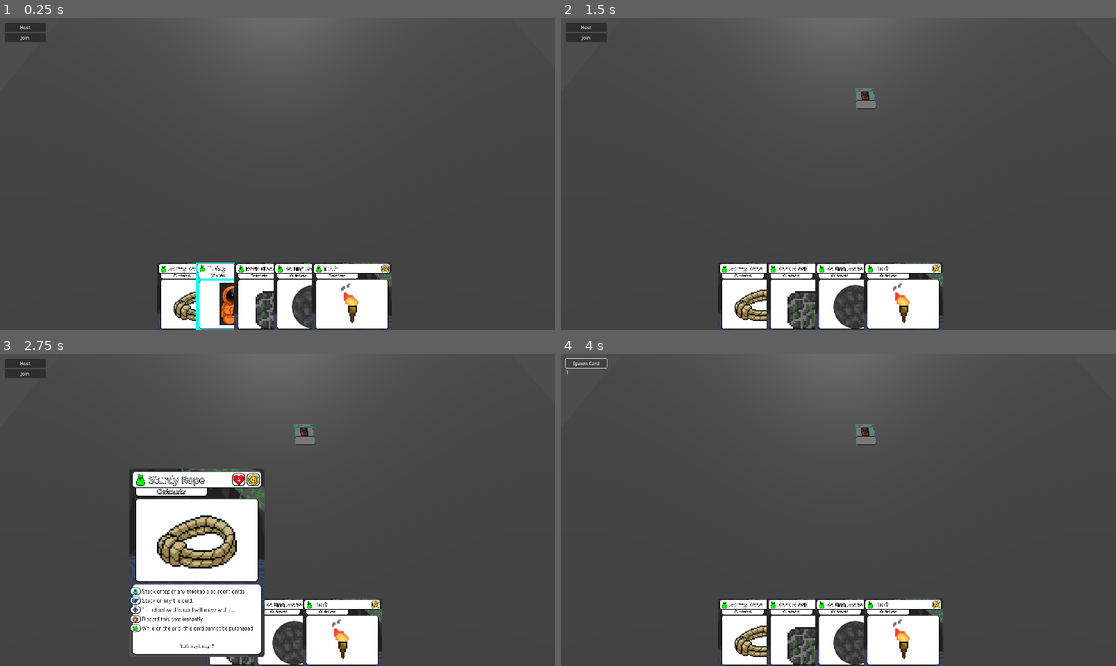
Above: before the commit, frames 1-4 (two rows, left to right).
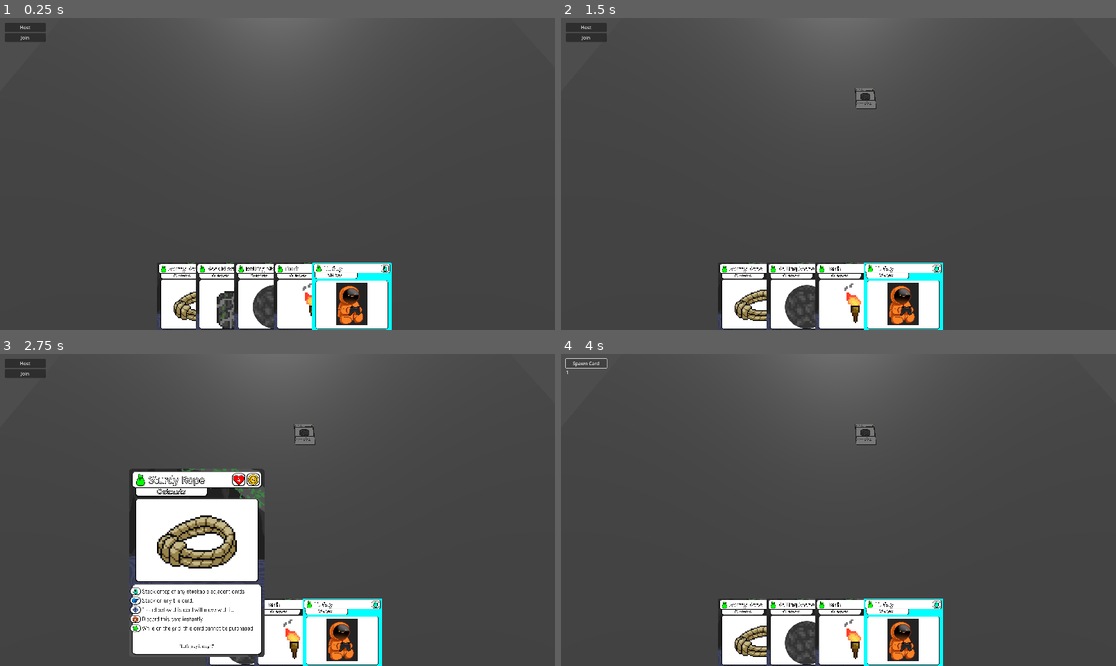
Above: after the commit, the same moments.

Repository: Maurdeer/VGDimensions
Game: Godot game, scene res://_scenes/main.tscn
The game is run twice, just before and just after one commit, with the same random seed, the same clock (stepped at 60 frames per second) and the same inputs.
Inputs (mouse positions are in pixels of both pictures, inside the frame that each line leads up to):
- Up to frame 1 (0.25 s): no input
- Up to frame 2 (1.5 s): click (755, 317) at 0.52 s; click (755, 317) at 1.27 s
- Up to frame 3 (2.75 s): click (194, 653) at 2.02 s
- Up to frame 4 (4 s): click "Host" at 2.75 s; click "Spawn Card" at 3.5 s

The runs differ from the first frame. In frame 1, 2.8% of the frame differs, in the area x 35-71%, y 78-100%; in frame 2, 2.5%; in frame 3, 2.2%; in frame 4, 2.5%.

Commit message:
An Finally working instance of spawnable cards

Diff:
--- a/_scenes/main.tscn
+++ b/_scenes/main.tscn
@@ -1,18 +1,17 @@
-[gd_scene load_steps=9 format=3 uid="uid://qbfs8ormbac4"]
+[gd_scene load_steps=8 format=3 uid="uid://qbfs8ormbac4"]
 
 [ext_resource type="PackedScene" uid="uid://d3i8hnmtb7yf7" path="res://_scenes/card.tscn" id="1_dmym1"]
 [ext_resource type="Script" uid="uid://cppbbdl5m3drc" path="res://_scripts/card_manager.gd" id="1_lavtb"]
 [ext_resource type="Script" uid="uid://pk1n1twtsqrr" path="res://_scripts/ui/multiplayer_ui_lobby.gd" id="2_x6rnu"]
 [ext_resource type="PackedScene" uid="uid://cn13yxrmi3ifo" path="res://_scenes/ui/player_hand.tscn" id="3_3q5j6"]
-[ext_resource type="Texture2D" uid="uid://bvvvy7bwkk6jq" path="res://art/cards/outcasts/LilGuy.png" id="3_6bnj4"]
 [ext_resource type="Script" uid="uid://ctp2cmjlkd2n6" path="res://_scripts/resources/card.gd" id="4_ce27d"]
 
 [sub_resource type="BoxMesh" id="BoxMesh_dmym1"]
 
 [sub_resource type="Resource" id="Resource_urak4"]
 script = ExtResource("4_ce27d")
-card_art = ExtResource("3_6bnj4")
-card_type = 0
+name = ""
+type = 0
 metadata/_custom_type_script = "uid://ctp2cmjlkd2n6"
 
 [node name="Main" type="Node3D"]
--- a/_scenes/ui/card_ui.tscn
+++ b/_scenes/ui/card_ui.tscn
@@ -6,8 +6,8 @@
 
 [sub_resource type="Resource" id="Resource_lrhec"]
 script = ExtResource("3_mkotd")
-card_art = ExtResource("1_eet8q")
-card_type = 0
+name = ""
+type = 0
 metadata/_custom_type_script = "uid://ctp2cmjlkd2n6"
 
 [sub_resource type="Animation" id="Animation_mkotd"]
--- a/_scenes/ui/player_hand.tscn
+++ b/_scenes/ui/player_hand.tscn
@@ -1,42 +1,11 @@
-[gd_scene load_steps=13 format=3 uid="uid://cn13yxrmi3ifo"]
+[gd_scene load_steps=7 format=3 uid="uid://cn13yxrmi3ifo"]
 
 [ext_resource type="PackedScene" uid="uid://dhf7srp4vh2ak" path="res://_scenes/ui/card_ui.tscn" id="1_088ld"]
-[ext_resource type="Texture2D" uid="uid://ch6ep6mlsu77a" path="res://art/cards/outcasts/SturdyRope.png" id="2_bbkdi"]
-[ext_resource type="Script" uid="uid://ctp2cmjlkd2n6" path="res://_scripts/resources/card.gd" id="3_kj0sm"]
-[ext_resource type="Texture2D" uid="uid://bvvvy7bwkk6jq" path="res://art/cards/outcasts/LilGuy.png" id="4_obs8u"]
-[ext_resource type="Texture2D" uid="uid://beby6d1dmt0d7" path="res://art/cards/outcasts/RockBlock.png" id="5_6oowg"]
-[ext_resource type="Texture2D" uid="uid://c2bg6bssgpba0" path="res://art/cards/outcasts/RollingStone.png" id="6_3un88"]
-[ext_resource type="Texture2D" uid="uid://wuhmk8emdwwj" path="res://art/cards/outcasts/Torch.png" id="7_lk42w"]
-
-[sub_resource type="Resource" id="Resource_dex7w"]
-script = ExtResource("3_kj0sm")
-card_art = ExtResource("2_bbkdi")
-card_type = 1
-metadata/_custom_type_script = "uid://ctp2cmjlkd2n6"
-
-[sub_resource type="Resource" id="Resource_ml85l"]
-script = ExtResource("3_kj0sm")
-card_art = ExtResource("4_obs8u")
-card_type = 0
-metadata/_custom_type_script = "uid://ctp2cmjlkd2n6"
-
-[sub_resource type="Resource" id="Resource_4dkvo"]
-script = ExtResource("3_kj0sm")
-card_art = ExtResource("5_6oowg")
-card_type = 1
-metadata/_custom_type_script = "uid://ctp2cmjlkd2n6"
-
-[sub_resource type="Resource" id="Resource_olwpf"]
-script = ExtResource("3_kj0sm")
-card_art = ExtResource("6_3un88")
-card_type = 1
-metadata/_custom_type_script = "uid://ctp2cmjlkd2n6"
-
-[sub_resource type="Resource" id="Resource_d16ci"]
-script = ExtResource("3_kj0sm")
-card_art = ExtResource("7_lk42w")
-card_type = 0
-metadata/_custom_type_script = "uid://ctp2cmjlkd2n6"
+[ext_resource type="Resource" uid="uid://cvgcar8yvb5mo" path="res://resources/cards/sturdy_rope.tres" id="2_bbkdi"]
+[ext_resource type="Resource" uid="uid://ck4m0onnu3ink" path="res://resources/cards/rock_block.tres" id="3_f13b1"]
+[ext_resource type="Resource" uid="uid://cjdamd13vqgk0" path="res://resources/cards/rolling_stone.tres" id="4_obs8u"]
+[ext_resource type="Resource" uid="uid://cp6ska3148b1v" path="res://resources/cards/torch.tres" id="5_6oowg"]
+[ext_resource type="Resource" uid="uid://c2sqv5nvydduf" path="res://resources/cards/lil_guy.tres" id="6_3un88"]
 
 [node name="PlayerHand" type="Control"]
 layout_mode = 3
@@ -60,20 +29,20 @@
 
 [node name="card_ui" parent="HBoxContainer" instance=ExtResource("1_088ld")]
 layout_mode = 2
-card_res = SubResource("Resource_dex7w")
+card_res = ExtResource("2_bbkdi")
 
 [node name="card_ui2" parent="HBoxContainer" instance=ExtResource("1_088ld")]
 layout_mode = 2
-card_res = SubResource("Resource_ml85l")
+card_res = ExtResource("3_f13b1")
 
 [node name="card_ui3" parent="HBoxContainer" instance=ExtResource("1_088ld")]
 layout_mode = 2
-card_res = SubResource("Resource_4dkvo")
+card_res = ExtResource("4_obs8u")
 
 [node name="card_ui4" parent="HBoxContainer" instance=ExtResource("1_088ld")]
 layout_mode = 2
-card_res = SubResource("Resource_olwpf")
+card_res = ExtResource("5_6oowg")
 
 [node name="card_ui5" parent="HBoxContainer" instance=ExtResource("1_088ld")]
 layout_mode = 2
-card_res = SubResource("Resource_d16ci")
+card_res = ExtResource("6_3un88")
--- a/_scripts/card_board.gd
+++ b/_scripts/card_board.gd
@@ -12,4 +12,8 @@
 	card_res = p_card_res
 
 func _on_place() -> void:
-	_front_face.get_active_material(0).albedo_texture = card_res.card_art
+	var material = _front_face.get_active_material(0)
+	if material:
+		material = material.duplicate()
+		_front_face.set_surface_override_material(0, material)
+		material.albedo_texture = card_res.front_texture
--- a/_scripts/card_manager.gd
+++ b/_scripts/card_manager.gd
@@ -1,49 +1,30 @@
 extends Node
 class_name CardManager
 
+# Singleton
+static var Instance: CardManager
+
+# User Specific
 @export var spawnable_card_3D_scene: PackedScene
-static var Instance: CardManager
+
+# Always Available
 @onready var spawner: MultiplayerSpawner = $"../MultiplayerSpawner"
 
-@rpc("any_peer", "call_local", "reliable")
-func spawn_new_card(data) -> void:
-	if !multiplayer.is_server(): return
-	if spawnable_card_3D_scene:
-		# Recall getting the data form local or remote
-		# ====This is the syntax for determining the difference====
-		var card_res: Card
-		if data["card_res"] is Card:
-			card_res = data["card_res"]
-		elif data["card_res"] is EncodedObjectAsID:
-			card_res = instance_from_id(data["card_res"].object_id)
-		#==========================================================
-		var node: Node = spawner.spawn([multiplayer.get_remote_sender_id(), card_res])
+# Private Members
+var card_resources: Dictionary[String, Card]
 
+#region Godot Messages
 func _ready() -> void:
 	# Logic of setting what happens on calling spawn
 	#spawner.add_spawnable_scene(spawnable_card_3D_scene.resource_path)
+	card_resources = _get_all_card_resources("res://resources/cards/")
 	spawner.spawn_function = func(data):
 		var card_instance = spawnable_card_3D_scene.instantiate()
-
-		# ====This is the syntax for determining the difference====
-		# Reason its here too: When the object spawns it will use this function on every peer, thus
-		# the current peer that calls this will have the local data but everyone else will get it encodded, so
-		# we have to decode it still.
-		var card_res: Card
-		if data[1] is Card:
-			# Local Call
-			card_res = data[1]
-		elif data[1] is EncodedObjectAsID:
-			# Decode Remote Encoded Object
-			card_res = instance_from_id(data[1].object_id)
-		#==========================================================
-		print("ID: %s Spawns %s in client %s. Original data was type: %s" % [data[0], card_res, multiplayer.get_unique_id(), data[1]])
+		var card_name: String = data[1]
+		var card_res: Card = card_resources[card_name]
+		#print("ID: %s Spawns %s in client %s. Original data was type: %s" % [data[0], card_res, multiplayer.get_unique_id(), data[1]])
 		card_instance.set_multiplayer_authority(data[0])
-		if (card_instance as CardBoard).card_res:
-			(card_instance as CardBoard).card_res.card_art = card_res.card_art
-		else:
-			(card_instance as CardBoard).card_res = card_res
-
+		(card_instance as CardBoard).card_res = card_res
 		(card_instance as CardBoard)._on_place()
 
 		return card_instance
@@ -56,3 +37,36 @@
 		queue_free()
 		return
 	Instance = self
+
+func _get_all_card_resources(path: String) -> Dictionary[String, Card]:
+	var dir = DirAccess.open(path)
+	var cards: Dictionary[String, Card] = {}
+	if dir:
+		dir.list_dir_begin()
+		var file_name = dir.get_next()
+		while file_name != "":
+			if not dir.current_is_dir() and file_name.ends_with(".tres"):
+				var res_path = path.path_join(file_name)
+				var card_res = load(res_path)
+				if card_res is Card:
+					cards[card_res.name] = card_res
+			file_name = dir.get_next()
+		dir.list_dir_end()
+	return cards
+
+#endregion
+
+func spawn_new_card(card_name: String) -> void:
+	if multiplayer.is_server():
+		_spawn_card(1, card_name)
+	else:
+		rpc_id(1, "_rpc_spawn_new_card", card_name)
+
+@rpc("any_peer", "call_local", "reliable")
+func _rpc_spawn_new_card(card_name: String) -> void:
+	if multiplayer.is_server() and multiplayer.get_remote_sender_id() != 1:
+		_spawn_card(multiplayer.get_remote_sender_id(), card_name)
+
+func _spawn_card(id: int, card_name: String) -> void:
+	if !spawnable_card_3D_scene: return
+	var node: Node = spawner.spawn([id, card_name])
--- a/_scripts/components/grab_component.gd
+++ b/_scripts/components/grab_component.gd
@@ -10,6 +10,7 @@
 # (Ryan) Temporary input testing function
 # Remove later when input system gets implemented
 func _input(event):
+	if not is_multiplayer_authority(): return
 	var casted = ray_cast()
 	if casted == parent and event is InputEventMouseButton and event.button_index == MOUSE_BUTTON_LEFT:
 		_grabbing = event.is_pressed()
--- a/_scripts/resources/card.gd
+++ b/_scripts/resources/card.gd
@@ -1,10 +1,13 @@
 extends Resource
 class_name Card
 
-@export var card_art: Texture
+@export var name: String
+@export var front_texture: Texture
 enum CardType {FEATURE, ASSET}
-@export var card_type: CardType
+@export var type: CardType
 
-func _init(p_card_art: Texture = null, p_card_type: CardType = CardType.FEATURE):
-	card_art = p_card_art
-	card_type = p_card_type
+
+func _init(p_name: String = "", p_front_texture: Texture = null, p_type: CardType = CardType.FEATURE):
+	name = p_name
+	front_texture = p_front_texture
+	type = p_type
--- a/_scripts/ui/card_ui.gd
+++ b/_scripts/ui/card_ui.gd
@@ -8,7 +8,7 @@
 @onready var card_texture: TextureRect = $Control/TextureRect
 
 func _ready() -> void:
-	card_texture.texture = card_res.card_art
+	card_texture.texture = card_res.front_texture
 
 # Interaction related
 func _expand() -> void:
@@ -26,5 +26,5 @@
 	_return_size()
 
 func _on_texture_button_pressed() -> void:
-	CardManager.Instance.rpc("spawn_new_card", {"card_res" : card_res})
+	CardManager.Instance.spawn_new_card(card_res.name)
 	queue_free()
--- /dev/null
+++ b/resources/cards/lil_guy.tres
@@ -0,0 +1,11 @@
+[gd_resource type="Resource" script_class="Card" load_steps=3 format=3 uid="uid://c2sqv5nvydduf"]
+
+[ext_resource type="Texture2D" uid="uid://bvvvy7bwkk6jq" path="res://art/cards/outcasts/LilGuy.png" id="1_fbddn"]
+[ext_resource type="Script" uid="uid://ctp2cmjlkd2n6" path="res://_scripts/resources/card.gd" id="2_amprh"]
+
+[resource]
+script = ExtResource("2_amprh")
+name = "lil_guy"
+front_texture = ExtResource("1_fbddn")
+type = 0
+metadata/_custom_type_script = "uid://ctp2cmjlkd2n6"
--- /dev/null
+++ b/resources/cards/rock_block.tres
@@ -0,0 +1,11 @@
+[gd_resource type="Resource" script_class="Card" load_steps=3 format=3 uid="uid://ck4m0onnu3ink"]
+
+[ext_resource type="Texture2D" uid="uid://beby6d1dmt0d7" path="res://art/cards/outcasts/RockBlock.png" id="1_h3svy"]
+[ext_resource type="Script" uid="uid://ctp2cmjlkd2n6" path="res://_scripts/resources/card.gd" id="2_1cqwg"]
+
+[resource]
+script = ExtResource("2_1cqwg")
+name = "rock_block"
+front_texture = ExtResource("1_h3svy")
+type = 1
+metadata/_custom_type_script = "uid://ctp2cmjlkd2n6"
--- /dev/null
+++ b/resources/cards/rolling_stone.tres
@@ -0,0 +1,11 @@
+[gd_resource type="Resource" script_class="Card" load_steps=3 format=3 uid="uid://cjdamd13vqgk0"]
+
+[ext_resource type="Texture2D" uid="uid://c2bg6bssgpba0" path="res://art/cards/outcasts/RollingStone.png" id="1_jpul5"]
+[ext_resource type="Script" uid="uid://ctp2cmjlkd2n6" path="res://_scripts/resources/card.gd" id="2_pskq8"]
+
+[resource]
+script = ExtResource("2_pskq8")
+name = "rolling_stone"
+front_texture = ExtResource("1_jpul5")
+type = 1
+metadata/_custom_type_script = "uid://ctp2cmjlkd2n6"
--- /dev/null
+++ b/resources/cards/sturdy_rope.tres
@@ -0,0 +1,12 @@
+[gd_resource type="Resource" script_class="Card" load_steps=3 format=3 uid="uid://cvgcar8yvb5mo"]
+
+[ext_resource type="Texture2D" uid="uid://ch6ep6mlsu77a" path="res://art/cards/outcasts/SturdyRope.png" id="1_mou4c"]
+[ext_resource type="Script" uid="uid://ctp2cmjlkd2n6" path="res://_scripts/resources/card.gd" id="2_f8pp6"]
+
+[resource]
+resource_name = "sturdy_rope"
+script = ExtResource("2_f8pp6")
+name = "sturdy_rope"
+front_texture = ExtResource("1_mou4c")
+type = 1
+metadata/_custom_type_script = "uid://ctp2cmjlkd2n6"
--- /dev/null
+++ b/resources/cards/torch.tres
@@ -0,0 +1,11 @@
+[gd_resource type="Resource" script_class="Card" load_steps=3 format=3 uid="uid://cp6ska3148b1v"]
+
+[ext_resource type="Texture2D" uid="uid://wuhmk8emdwwj" path="res://art/cards/outcasts/Torch.png" id="1_tmtky"]
+[ext_resource type="Script" uid="uid://ctp2cmjlkd2n6" path="res://_scripts/resources/card.gd" id="2_rybb5"]
+
+[resource]
+script = ExtResource("2_rybb5")
+name = "torch"
+front_texture = ExtResource("1_tmtky")
+type = 0
+metadata/_custom_type_script = "uid://ctp2cmjlkd2n6"
